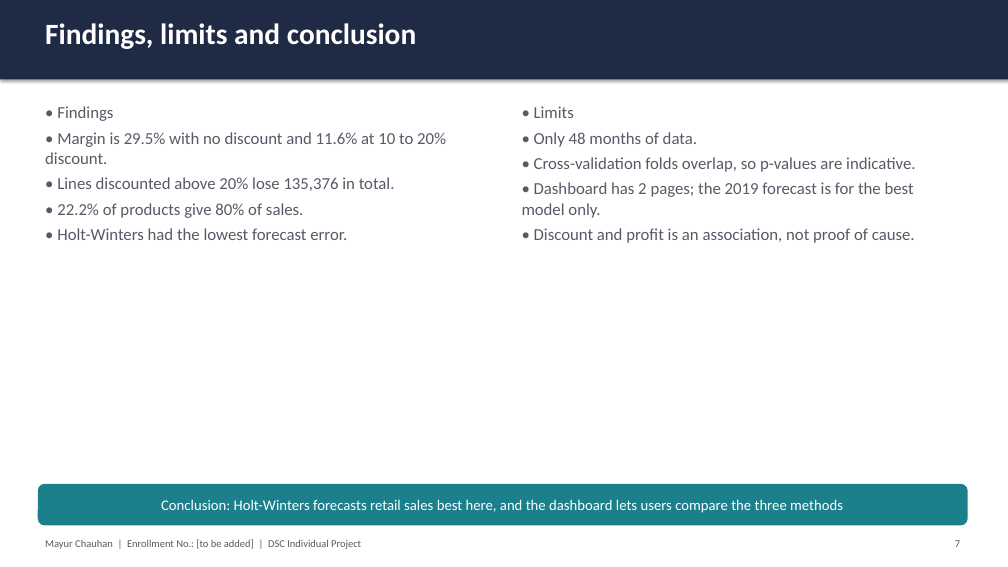
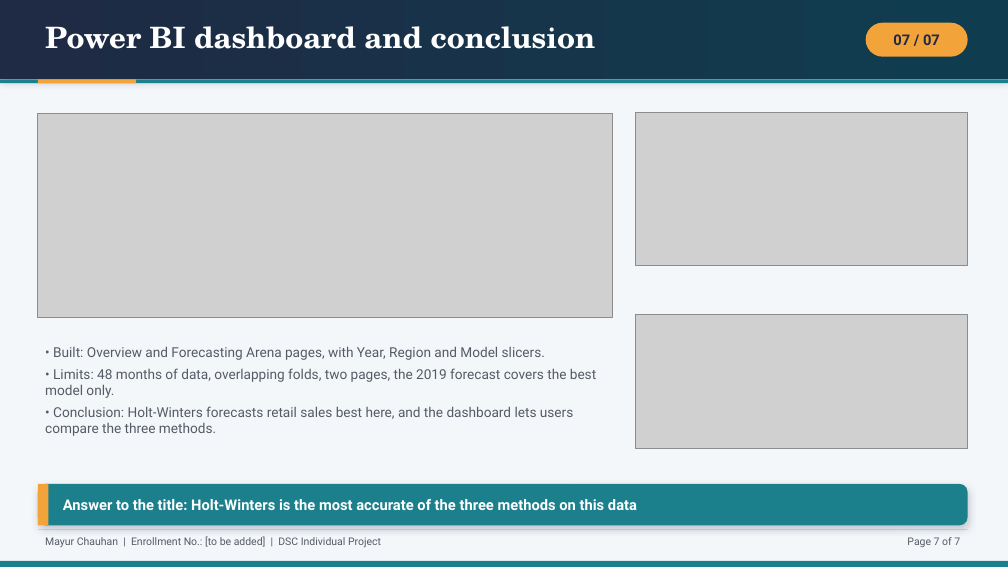
Before and after one commit to MayurChauhan-2950/Retail_Sales_Forecasting, a slide deck: slide 7 of presentation/Retail_Sales_Forecasting_Short.pptx. Drawn at 1008x567 pixels with LibreOffice and Linux fonts; fonts in the diff are those of the drawing; grey boxes stand for pictures. Boxes give left, top, right and bottom in pixels: in the first picture for what was removed or moved away, otherwise in the second. Text is boxed around its words. In the diff, an @@ line names an element or a change of style, - is before the commit and + after.

Commit message:
Add complete project explainer, 7-slide deck with PDF, diagrams and dashboard screenshots

```diff
--- a/presentation/Retail_Sales_Forecasting_Short.pptx
+++ b/presentation/Retail_Sales_Forecasting_Short.pptx
@@ background #FFFFFF to #F4F7FA @@
@@ rectangle at <box>0,0,1008,79</box>: fill #1F2A44 to gradient #1F2A44 to #0F3D4F; shadow changed @@
@@ text at <box>45,26,596,49</box>: text changed; font Calibri to TeX Gyre Schola @@
-Findings, limits and conclusion
+Power BI dashboard and conclusion
@@ rounded rectangle added at <box>866,23,968,57</box>, fill #F2A33A, 14 pt, text #1F2A44, bold @@
+07 / 07
@@ rectangle added at <box>0,79,1008,83</box>, fill #1B7F8C @@
@@ rectangle added at <box>38,79,136,83</box>, fill #F2A33A @@
@@ picture added at <box>38,113,613,318</box> @@
@@ text removed at <box>45,106,446,240</box> @@
-• Findings
-• Margin is 29.5% with no discount and 11.6% at 10 to 20% discount.
-• Lines discounted above 20% lose 135,376 in total.
-• 22.2% of products give 80% of sales.
-• Holt-Winters had the lowest forecast error.
@@ text removed at <box>522,106,915,243</box> @@
-• Limits
-• Only 48 months of data.
-• Cross-validation folds overlap, so p-values are indicative.
-• Dashboard has 2 pages; the 2019 forecast is for the best model only.
-• Discount and profit is an association, not proof of cause.
@@ picture added at <box>635,113,968,265</box> @@
@@ picture added at <box>635,315,968,449</box> @@
@@ text added at <box>45,347,596,436</box>, 13 pt, text #555B66 @@
+• Built: Overview and Forecasting Arena pages, with Year, Region and Model slicers.
+• Limits: 48 months of data, overlapping folds, two pages, the 2019 forecast covers the best model only.
+• Conclusion: Holt-Winters forecasts retail sales best here, and the dashboard lets users compare the three methods.
@@ rounded rectangle "Answer to the title: Holt-Winters ..." at <box>38,484,968,526</box>: shadow on; proportions changed @@
@@ rectangle added at <box>38,484,48,526</box>, fill #F2A33A @@
@@ text in rounded rectangle at <box>63,499,637,510</box>: text changed; font Calibri to Roboto; bold on @@
-Conclusion: Holt-Winters forecasts retail sales best here, and the dashboard lets users compare the three methods
+Answer to the title: Holt-Winters is the most accurate of the three methods on this data
@@ text "Mayur Chauhan | Enrollment No.: ..." at <box>45,536,381,547</box>: font Calibri to Roboto @@
@@ rectangle added at <box>38,529,968,530</box>, fill #D5DCE5 @@
@@ text added at <box>907,537,960,547</box>, 10 pt, text #555B66 @@
+Page 7 of 7
@@ rectangle added at <box>0,561,1008,567</box>, fill #1B7F8C @@
@@ text removed at <box>955,540,960,547</box> @@
-7
```
Also in this commit, not shown: 5 other slides changed, 1 slide added, 1 slide removed, 12 other files.
